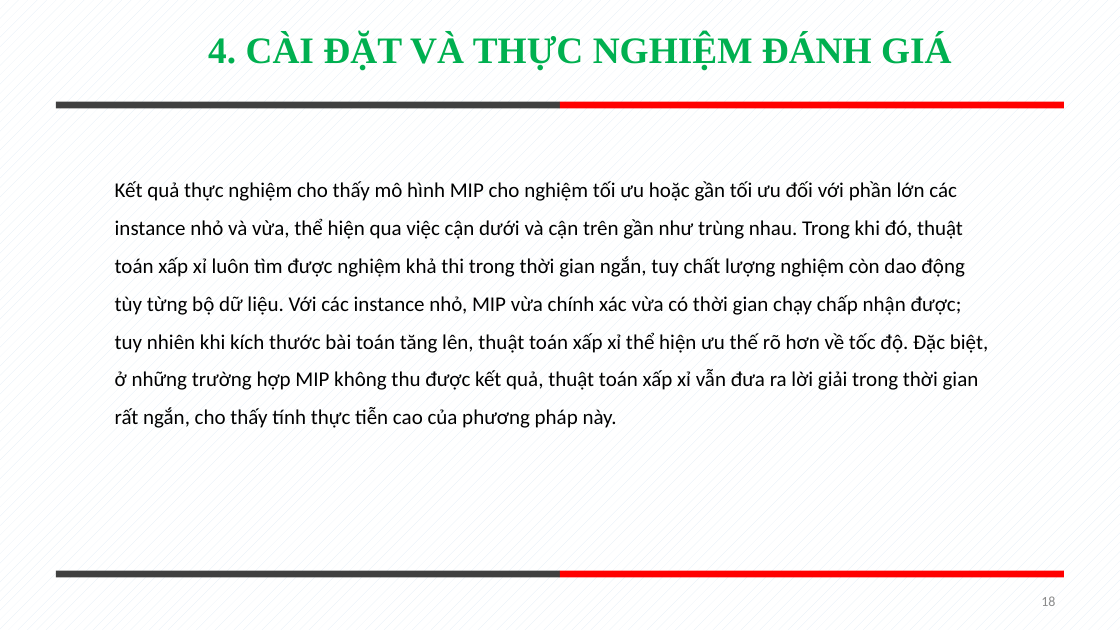
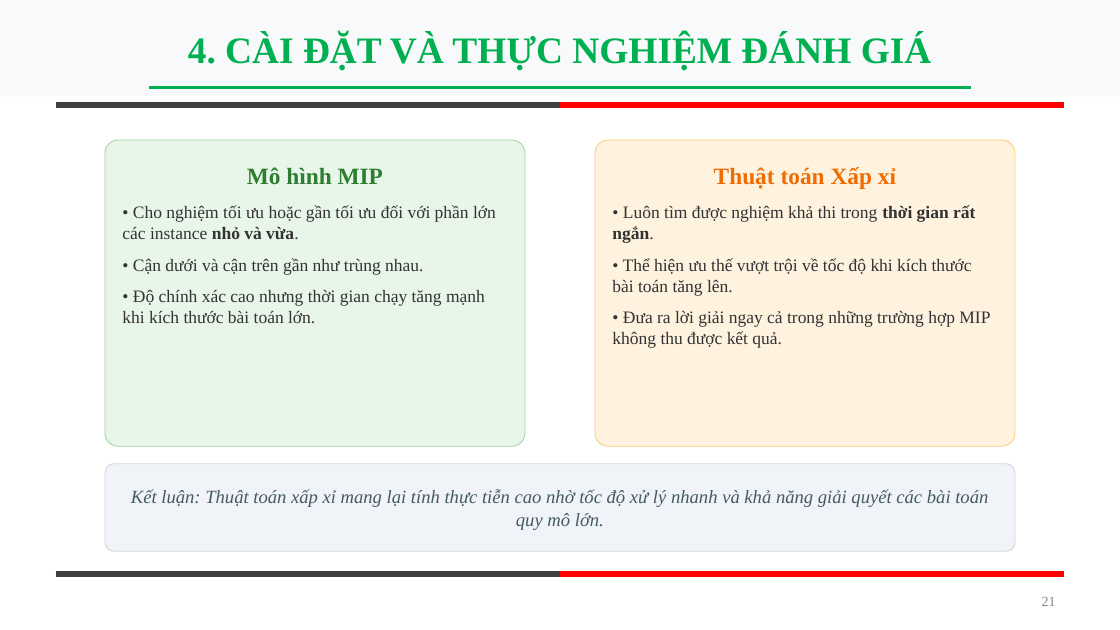
Before and after one commit to tuanxx31/DACTDLGT, a slide deck: slide 21 of baocao.pptx (slide 18 before the commit). Drawn at 1120x630 pixels with LibreOffice and Linux fonts; fonts in the diff are those of the drawing; background and template pictures are left out. Boxes give left, top, right and bottom in pixels: in the first picture for what was removed or moved away, otherwise in the second. Text is boxed around its words. In the diff, an @@ line names an element or a change of style, - is before the commit and + after.

Commit message:
ok

```diff
--- a/baocao.pptx
+++ b/baocao.pptx
@@ background pattern #E0EBF6 on #FFFFFF to picture (left out) @@
@@ rectangle added at [0, 0, 1120, 97], fill #F8F9FA @@
@@ title "4. CÀI ĐẶT VÀ THỰC ...": place and size @@
-title "4. CÀI ĐẶT VÀ THỰC ..." at [208, 35, 952, 71]
+title "4. CÀI ĐẶT VÀ THỰC ..." at [188, 34, 932, 70]
@@ line added from (149, 87) to (971, 87), #00B050 2.25 pt @@
@@ text removed at [115, 181, 988, 428] @@
-Kết quả thực nghiệm cho thấy mô hình MIP cho nghiệm tối ưu hoặc gần tối ưu đối với phần lớn các instance nhỏ và vừa, thể hiện qua việc cận dưới và cận trên gần như trùng nhau. Trong khi đó, thuật toán xấp xỉ luôn tìm được nghiệm khả thi trong thời gian ngắn, tuy chất lượng nghiệm còn dao động tùy từng bộ dữ liệu. Với các instance nhỏ, MIP vừa chính xác vừa có thời gian chạy chấp nhận được; tuy nhiên khi kích thước bài toán tăng lên, thuật toán xấp xỉ thể hiện ưu thế rõ hơn về tốc độ. Đặc biệt, ở những trường hợp MIP không thu được kết quả, thuật toán xấp xỉ vẫn đưa ra lời giải trong thời gian rất ngắn, cho thấy tính thực tiễn cao của phương pháp này.
@@ group added at [105, 140, 1015, 447]: 4 texts, 2 rounded rectangles @@
+Mô hình MIP
+• Cho nghiệm tối ưu hoặc gần tối ưu đối với phần lớn các instance nhỏ và vừa.
+• Cận dưới và cận trên gần như trùng nhau.
+• Độ chính xác cao nhưng thời gian chạy tăng mạnh khi kích thước bài toán lớn.
+Thuật toán Xấp xỉ
+• Luôn tìm được nghiệm khả thi trong thời gian rất ngắn.
+• Thể hiện ưu thế vượt trội về tốc độ khi kích thước bài toán tăng lên.
+• Đưa ra lời giải ngay cả trong những trường hợp MIP không thu được kết quả.
@@ rounded rectangle added at [105, 464, 1015, 551], fill #F0F4F8, outline #CFD8DC 0.75 pt @@
@@ text added at [131, 489, 988, 530], 16 pt, text #455A64, italic @@
+Kết luận: Thuật toán xấp xỉ mang lại tính thực tiễn cao nhờ tốc độ xử lý nhanh và khả năng giải quyết các bài toán quy mô lớn.
@@ page number at [1042, 597, 1056, 606]: text changed; font Calibri to Times New Roman; text colour #8C8C8C to #888888 @@
-18
+21
```
Also in this commit, not shown: 17 other slides changed, 4 slides added, 1 slide removed.
